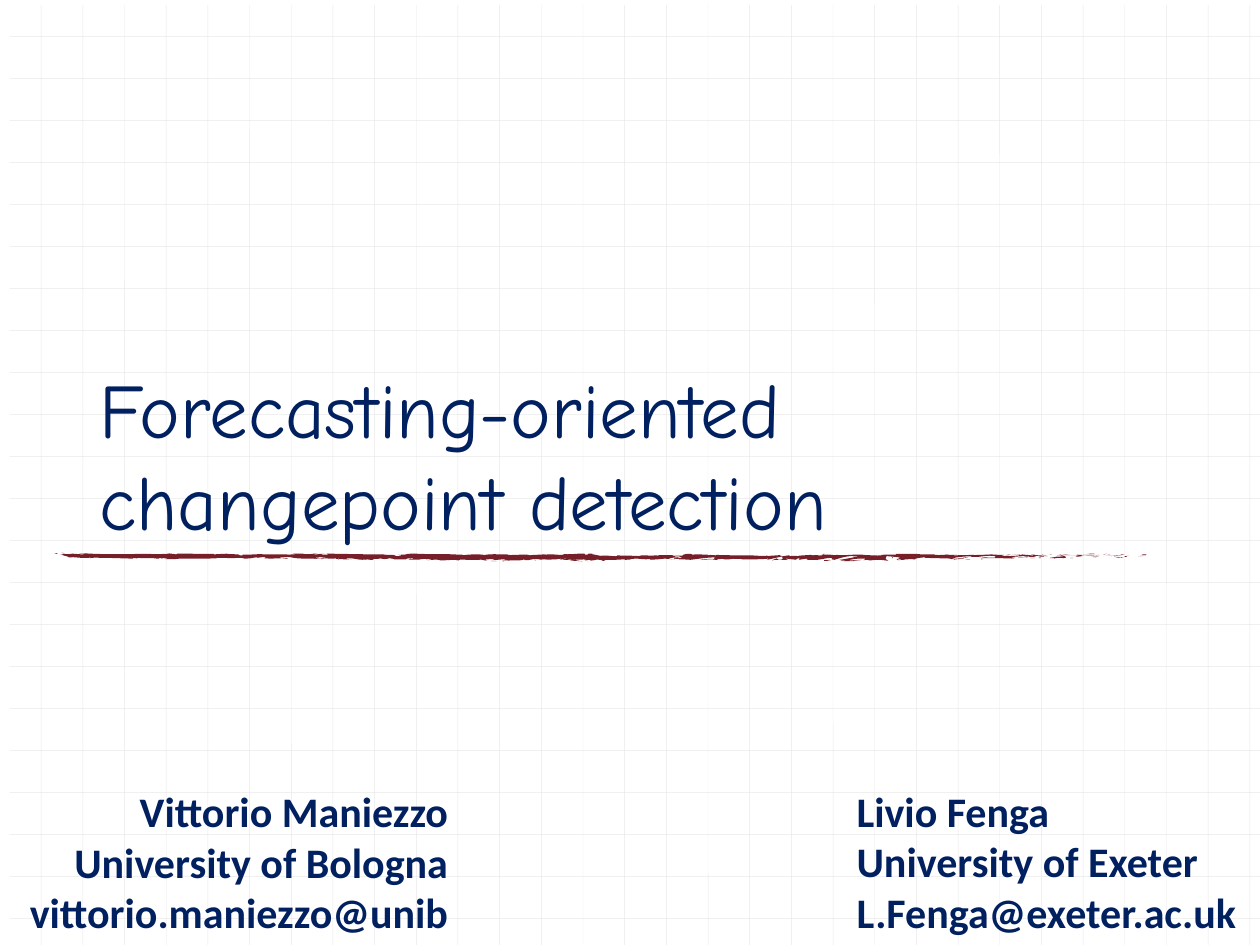
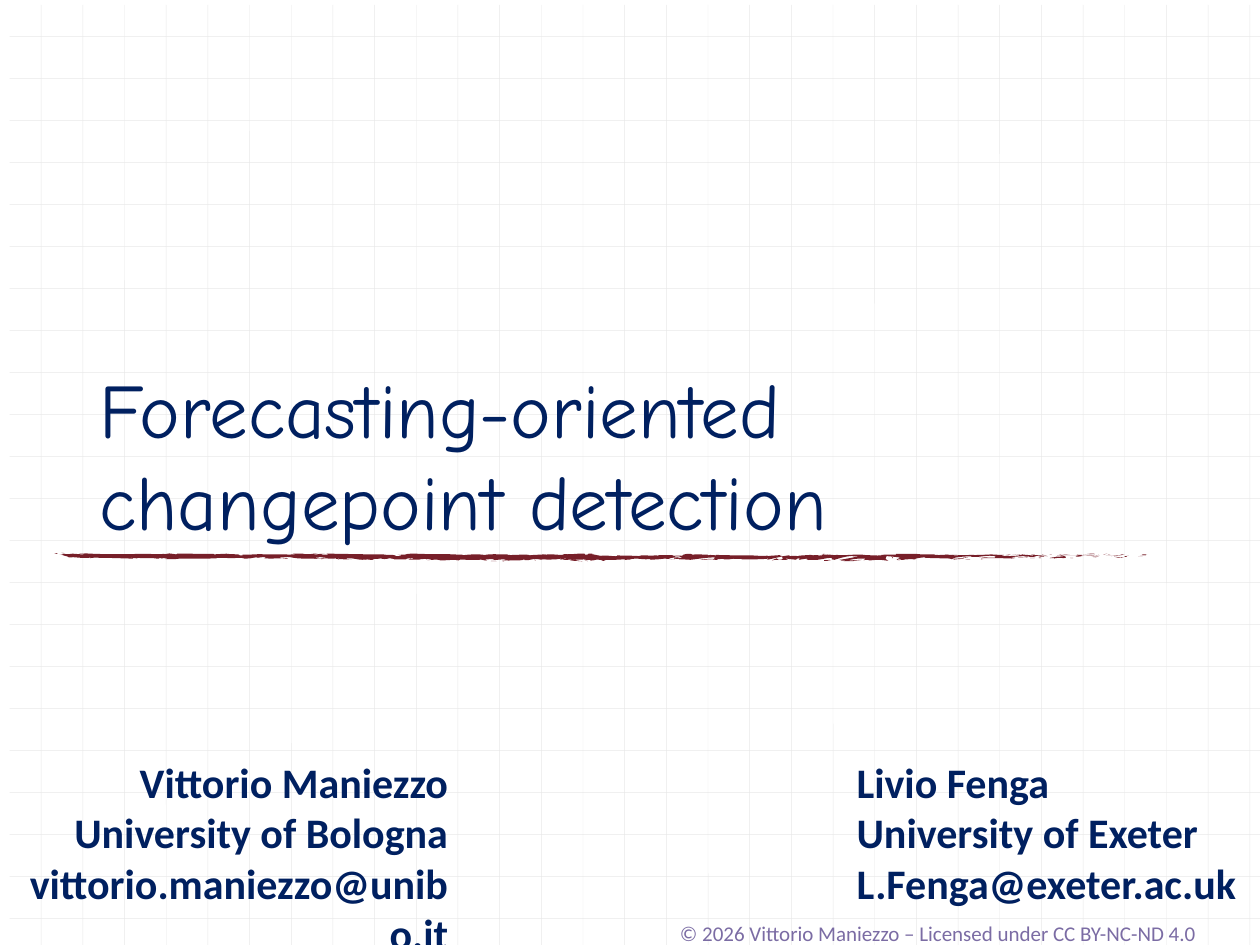
Before and after one commit to maniezzo/segmentation, a slide deck: slide 1 of doc/IOCFC26/forecastSegmentation.pptx. Drawn at 1260x945 pixels with LibreOffice and Linux fonts; fonts in the diff are those of the drawing. Boxes give left, top, right and bottom in pixels: in the first picture for what was removed or moved away, otherwise in the second. Text is boxed around its words. In the diff, an @@ line names an element or a change of style, - is before the commit and + after.

```diff
--- a/doc/IOCFC26/forecastSegmentation.pptx
+++ b/doc/IOCFC26/forecastSegmentation.pptx
@@ subtitle "Vittorio Maniezzo": place and size @@
-subtitle "Vittorio Maniezzo" at [30,797,448,933]
+subtitle "Vittorio Maniezzo" at [30,768,448,904]
@@ text "Livio Fenga": place and size @@
-text "Livio Fenga" at [857,797,1236,935]
+text "Livio Fenga" at [857,768,1236,906]
@@ text added at [702,926,1196,941], 12 pt, text #7B6CA4 @@
+© 2026 Vittorio Maniezzo – Licensed under CC BY-NC-ND 4.0
```
Also in this commit, not shown: 13 other slides changed.
